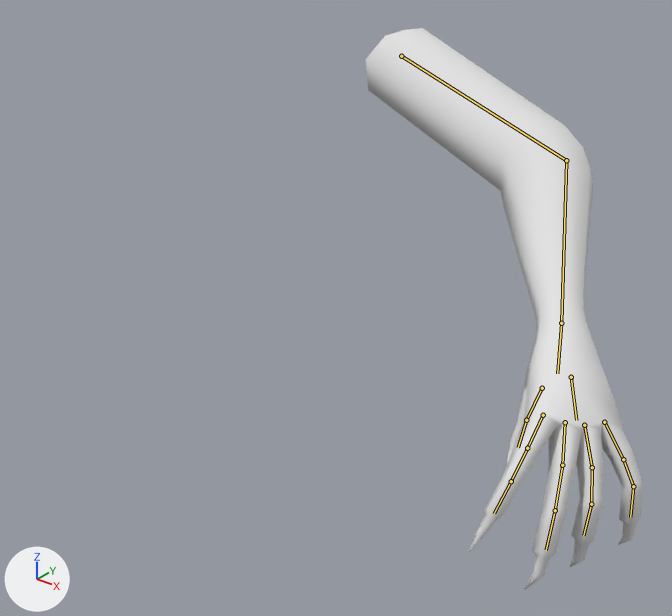
One commit to the Blender file MonsterGame/Assets/Animations/SpellHandFireball.blend: the scene before it, then after it.
Rendered twice from a camera (50 mm lens) standing at (1.456, -1.89, 1.595) and looking at (0.237, -0.366, 0.65). The lights are fixed; the arrows at lower left show +X, +Y and +Z. The bones that bend it are drawn over the model as lines.

In view in the first picture: 'SpellHand'.
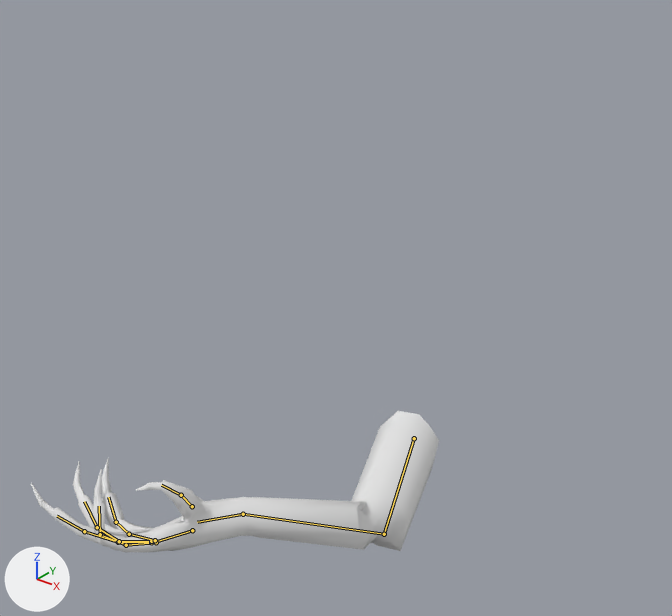
The newer file adds an action. The first version stands in its rest pose; the second is drawn at frame 0 of the action 'SpellHandFireball'.

Edits to the scene script, one JSON object a line:
```json
{"block": "bone_arm", "where": "bone_arm = bpy.data.objects['Armature'].pose.bones['arm']"}
{"op": "set", "path": "bone_arm.location", "old": "(0.0, 0.0, 0.0)", "new": "(-1.183, 0.358, 0.135)"}
{"op": "set", "path": "bone_arm.rotation_quaternion", "old": "(1.0, 0.0, 0.0, 0.0)", "new": "(0.782, -0.522, -0.334, 0.073)", "note": "degrees (0, 0, 0) -> degrees (-75, -26, 31)"}
{"block": "bone_forearm", "where": "bone_forearm = bpy.data.objects['Armature'].pose.bones['forearm']  # child of 'arm'"}
{"op": "set", "path": "bone_forearm.rotation_quaternion", "old": "(1.0, 0.0, 0.0, 0.0)", "new": "(0.451, -0.081, -0.889, -0.006)", "note": "degrees (0, 0, 0) -> degrees (6, -127, -14)"}
{"block": "bone_wrist", "where": "bone_wrist = bpy.data.objects['Armature'].pose.bones['wrist']  # child of 'forearm'"}
{"op": "set", "path": "bone_wrist.rotation_quaternion", "old": "(1.0, 0.0, 0.0, 0.0)", "new": "(0.982, 0.092, 0.158, 0.055)", "note": "degrees (0, 0, 0) -> degrees (12, 18, 8)"}
{"block": "bone_thumb1", "where": "bone_thumb1 = bpy.data.objects['Armature'].pose.bones['thumb1']  # child of 'wrist'"}
{"op": "set", "path": "bone_thumb1.location", "old": "(0.0, 0.0, 0.0)", "new": "(0.0, 0.0, -0.016)"}
{"op": "set", "path": "bone_thumb1.rotation_quaternion", "old": "(1.0, 0.0, 0.0, 0.0)", "new": "(0.888, -0.26, -0.309, -0.219)", "note": "degrees (0, 0, 0) -> degrees (-26, -42, -18)"}
{"block": "bone_thumb2", "where": "bone_thumb2 = bpy.data.objects['Armature'].pose.bones['thumb2']  # child of 'thumb1'"}
{"op": "set", "path": "bone_thumb2.rotation_quaternion", "old": "(1.0, 0.0, 0.0, 0.0)", "new": "(0.94, 0.099, 0.225, 0.238)", "note": "degrees (0, 0, 0) -> degrees (18, 22, 32)"}
{"block": "bone_index1", "where": "bone_index1 = bpy.data.objects['Armature'].pose.bones['index1']  # child of 'palm'"}
{"op": "set", "path": "bone_index1.rotation_quaternion", "old": "(1.0, 0.0, 0.0, 0.0)", "new": "(0.99, -0.008, 0.01, 0.142)", "note": "degrees (0, 0, 0) -> degrees (-1, 1, 16)"}
{"block": "bone_index2", "where": "bone_index2 = bpy.data.objects['Armature'].pose.bones['index2']  # child of 'index1'"}
{"op": "set", "path": "bone_index2.rotation_quaternion", "old": "(1.0, 0.0, 0.0, 0.0)", "new": "(0.991, -0.051, -0.038, -0.118)", "note": "degrees (0, 0, 0) -> degrees (-5, -5, -13)"}
{"block": "bone_index3", "where": "bone_index3 = bpy.data.objects['Armature'].pose.bones['index3']  # child of 'index2'"}
{"op": "set", "path": "bone_index3.rotation_quaternion", "old": "(1.0, 0.0, 0.0, 0.0)", "new": "(0.912, -0.287, 0.02, -0.293)", "note": "degrees (0, 0, 0) -> degrees (-33, -8, -33)"}
{"block": "bone_ring2", "where": "bone_ring2 = bpy.data.objects['Armature'].pose.bones['ring2']  # child of 'ring1'"}
{"op": "set", "path": "bone_ring2.rotation_quaternion", "old": "(1.0, 0.0, 0.0, 0.0)", "new": "(0.992, -0.13, 0.0, 0.0)", "note": "degrees (0, 0, 0) -> degrees (-15, 0, 0)"}
{"block": "bone_pinkie1", "where": "bone_pinkie1 = bpy.data.objects['Armature'].pose.bones['pinkie1']  # child of 'palm'"}
{"op": "set", "path": "bone_pinkie1.rotation_quaternion", "old": "(1.0, 0.0, 0.0, 0.0)", "new": "(0.995, -0.092, 0.003, -0.038)", "note": "degrees (0, 0, 0) -> degrees (-11, 0, -4)"}
{"block": "bone_pinkie2", "where": "bone_pinkie2 = bpy.data.objects['Armature'].pose.bones['pinkie2']  # child of 'pinkie1'"}
{"op": "set", "path": "bone_pinkie2.rotation_quaternion", "old": "(1.0, 0.0, 0.0, 0.0)", "new": "(0.994, -0.107, 0.0, 0.0)", "note": "degrees (0, 0, 0) -> degrees (-12, 0, 0)"}
{"block": "bone_pinkie3", "where": "bone_pinkie3 = bpy.data.objects['Armature'].pose.bones['pinkie3']  # child of 'pinkie2'"}
{"op": "set", "path": "bone_pinkie3.rotation_quaternion", "old": "(1.0, 0.0, 0.0, 0.0)", "new": "(0.975, -0.04, -0.197, 0.099)", "note": "degrees (0, 0, 0) -> degrees (-7, -22, 13)"}
```

Changed parts and their boxes (x1, y1, x2, y2) in the pictures (672 x 616 px):
```json
{"object": "SpellHand", "change": "posed", "before": [366, 28, 643, 590], "after": [31, 411, 439, 552], "on screen": "47% wider, 75% shorter"}
{"bone": "arm", "before": "(401, 56) to (566, 160)", "after": "(414, 438) to (384, 534)"}
{"bone": "forearm", "before": "(566, 160) to (561, 323)", "after": "(384, 534) to (243, 514)"}
{"bone": "wrist", "before": "(561, 323) to (557, 373)", "after": "(243, 514) to (197, 522)"}
{"bone": "thumb1", "before": "(542, 388) to (526, 420)", "after": "(192, 506) to (181, 495)"}
{"bone": "thumb2", "before": "(526, 420) to (518, 447)", "after": "(181, 495) to (161, 485)"}
{"bone": "index1", "before": "(543, 415) to (527, 448)", "after": "(156, 542) to (126, 545)"}
{"bone": "index2", "before": "(527, 448) to (511, 481)", "after": "(126, 545) to (100, 534)"}
{"bone": "index3", "before": "(511, 481) to (494, 513)", "after": "(100, 534) to (99, 506)"}
{"bone": "ring2", "before": "(592, 467) to (591, 504)", "after": "(119, 541) to (97, 527)"}
{"bone": "pinkie1", "before": "(604, 422) to (623, 459)", "after": "(155, 540) to (129, 534)"}
{"bone": "pinkie2", "before": "(623, 459) to (633, 486)", "after": "(129, 534) to (116, 522)"}
{"bone": "pinkie3", "before": "(633, 486) to (630, 517)", "after": "(116, 522) to (108, 497)"}
```
